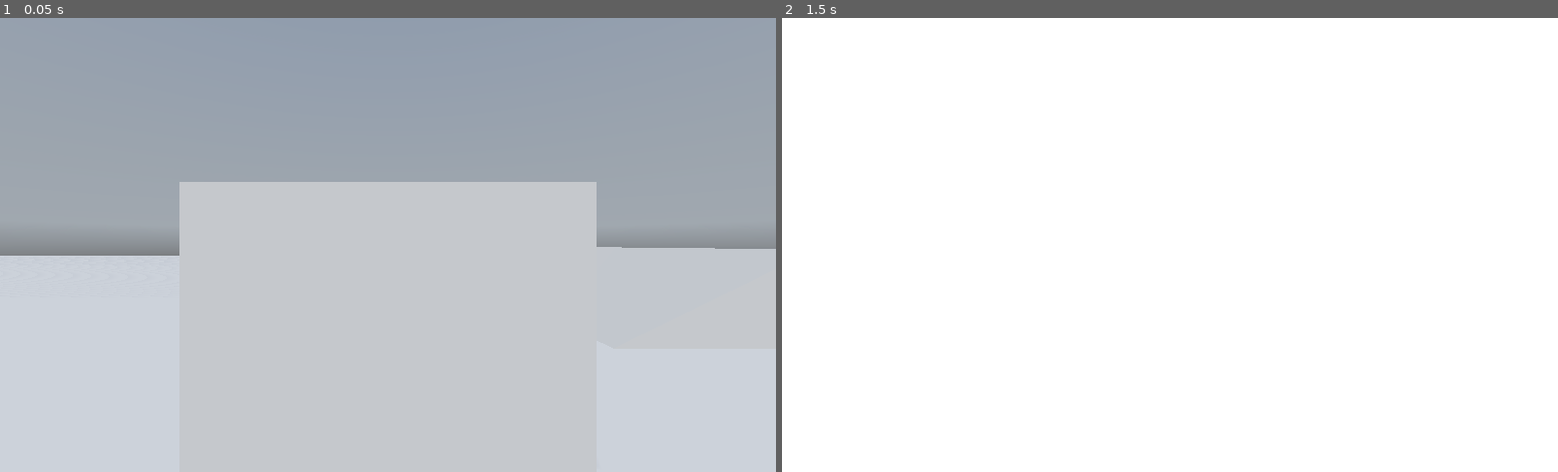
Above: before the commit, frames 1-2 (left to right).
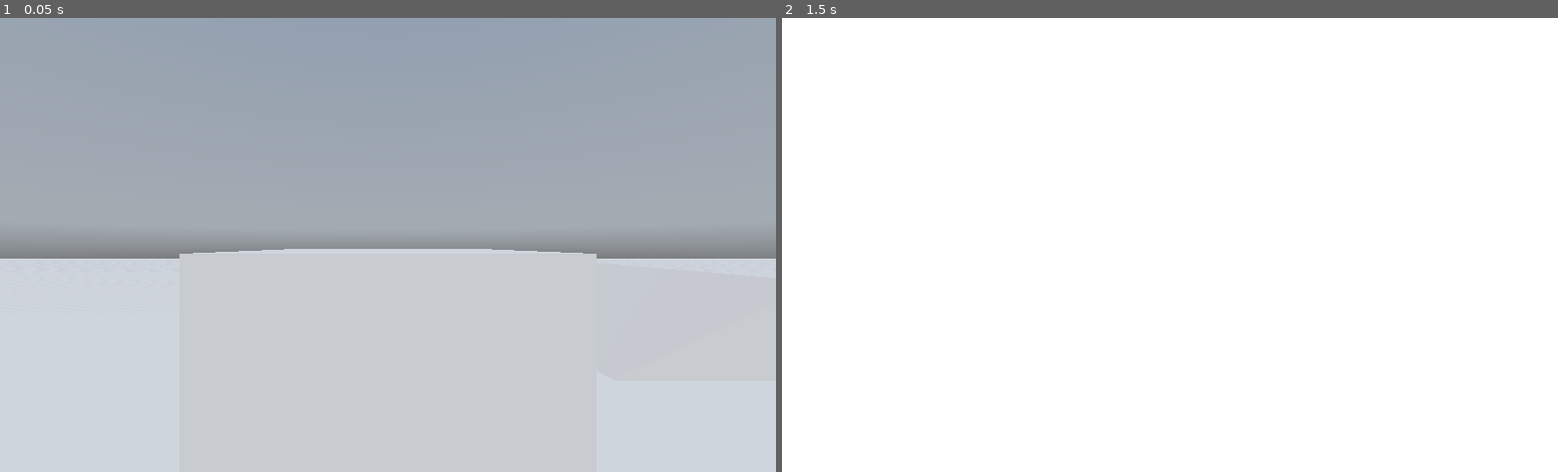
Above: after the commit, the same moments.

Repository: MilkAndBanana01/GODOT-FPS-Toolkit
Game: Godot game, scene res://Demo - Facility/World.tscn
Two runs of this game, one before a commit and one after it. Both use one fixed random seed, a clock stepped at 60 frames per second and the inputs below. A sky picture missing from this copy of the repository is replaced by a grey-blue gradient.
Inputs (mouse positions are in pixels of both pictures, inside the frame that each line leads up to):
- Up to frame 1 (0.05 s): no input
- Up to frame 2 (1.5 s): tap Enter (ui_accept) at 0.5, 1.25 s; move the mouse to (1208, 245) at 0.52 s; hold Ctrl (crouch, bound only after the commit) 0.53-1.28 s; hold W (move_forward, bound only after the commit) from 0.53 s (still down); tap Space (jump, bound only after the commit) at 0.77, 1.07 s; tap E (interact, bound only after the commit) at 0.8, 1.35 s; move the mouse to (1131, 245) at 1.27 s

The runs differ from the first frame. In frame 1, 8.8% of the frame differs, in the area x 0-100%, y 36-53%; in frame 2, nothing differs.
Error before the commit: Parse Error: The identifier "sensitivity" isn't declared in the current scope. (res://Player/Scenes/Abilities/Movement/Movement.gd:1414)

Commit message:
Rotation lock is still buggy but workingmostly

Diff:
--- a/GODOT FPS Toolkit (Godot 3.4)/Demo - Facility/World.tscn
+++ b/GODOT FPS Toolkit (Godot 3.4)/Demo - Facility/World.tscn
@@ -43,22 +43,20 @@
 transform = Transform( 1, 0, 0, 0, 1, 0, 0, 0, 1, 0, 4.21499, 0 )
 
 [node name="Camera" parent="KinematicBody" instance=ExtResource( 2 )]
+"basic/lock camera" = false
 
 [node name="Movement" parent="KinematicBody" instance=ExtResource( 3 )]
 "grabbing & throwing/enabled" = true
-"grabbing & throwing/grabbing reach" = 0
-"grabbing & throwing/custom reach" = 0.0
+"grabbing & throwing/grabbing reach" = 1
 "grabbing & throwing/allow scrolling" = false
-"grabbing & throwing/object distance" = 0.0
+"grabbing & throwing/object distance" = 5.53
 "grabbing & throwing/throwing power" = 0.0
-"grabbing & throwing/grabbing speed" = 0.0
-"grabbing & throwing/grabbing speed threshold" = 0.0
-"grabbing & throwing/enable grabbing lock" = false
+"grabbing & throwing/grabbing speed" = 11.205
+"grabbing & throwing/enable grabbing lock" = true
 "grabbing & throwing/enable rotation lock" = false
 "grabbing & throwing/enable right click rotation" = true
 "grabbing & throwing/right click sensitivity" = 0
-"grabbing & throwing/enable smoothing" = true
-"grabbing & throwing/smoothing rate" = 0
+"grabbing & throwing/enable smoothing" = false
 "grabbing & throwing/lock rotation" = 0
 "hide advanced" = true
 advanced/sliding = true
--- a/GODOT FPS Toolkit (Godot 3.4)/Player/Scenes/Abilities/Camera/Camera.gd
+++ b/GODOT FPS Toolkit (Godot 3.4)/Player/Scenes/Abilities/Camera/Camera.gd
@@ -15,15 +15,15 @@
 var enabled := true
 var sensitivity : float = 0
 var smoothing := false
-var smoothing_amount : int = 0
-var lock_camera := false
+var smoothingAmount : int = 0
+var lockCamera := false
 
 func _get(property):
 	if property == 'basic/enabled': return enabled
 	if property == 'basic/sensitivity': return sensitivity
 	if property == 'basic/smoothing': return smoothing
-	if property == 'basic/lock_camera': return lock_camera
-	if property == 'basic/smoothing_amount': return smoothing_amount
+	if property == 'basic/lock camera': return lockCamera
+	if property == 'basic/smoothing amount': return smoothingAmount
 
 func _set(property, value) -> bool:
 	if property == 'basic/enabled':
@@ -32,13 +32,13 @@
 	if property == 'basic/smoothing':
 		smoothing = value
 		property_list_changed_notify()
-	if property == 'basic/lock_camera': lock_camera = value
+	if property == 'basic/lock camera': lockCamera = value
 	if property == 'basic/sensitivity':
 		value = clamp(value,0,10)
 		sensitivity = value
-	if property == 'basic/smoothing_amount':
+	if property == 'basic/smoothing amount':
 		value = clamp(value,0,100)
-		smoothing_amount = value
+		smoothingAmount = value
 	return true
 
 func _get_property_list() -> Array:
@@ -72,13 +72,13 @@
 		if smoothing:
 			props.append(
 				{
-					'name': 'basic/smoothing_amount',
+					'name': 'basic/smoothing amount',
 					'type': TYPE_INT
 				}
 			)
 		props.append(
 			{
-				'name': 'basic/lock_camera',
+				'name': 'basic/lock camera',
 				'type': TYPE_BOOL
 			}
 		)
@@ -111,6 +111,8 @@
 func _input(event: InputEvent) -> void:
 	if event is InputEventMouseMotion:
 		mouseMovement = event.relative
+	else:
+		mouseMovement = Vector2.ZERO
 	if Input.is_key_pressed(KEY_ESCAPE):
 		get_tree().quit()
 
@@ -125,10 +127,10 @@
 
 		if mouseMovement != null:
 			if smoothing:
-				rotationVelocity = rotationVelocity.linear_interpolate(mouseMovement * (sensitivity * 0.25), (100.5 - smoothing_amount) * .01)
+				rotationVelocity = rotationVelocity.linear_interpolate(mouseMovement * (sensitivity * 0.25), (100.5 - smoothingAmount) * .01)
 			else:
 				rotationVelocity = mouseMovement * (sensitivity * 0.25)
-			if not lock_camera:
+			if not lockCamera:
 				player.rotate_y(-deg2rad(rotationVelocity.x))
 				head.rotate_x(-deg2rad(rotationVelocity.y))
 				head.rotation.x = clamp(head.rotation.x,deg2rad(-90),deg2rad(90))
--- a/GODOT FPS Toolkit (Godot 3.4)/Player/Scenes/Abilities/Movement/Movement.gd
+++ b/GODOT FPS Toolkit (Godot 3.4)/Player/Scenes/Abilities/Movement/Movement.gd
@@ -117,7 +117,7 @@
 var usedAcceleration : float
 var input : Vector2
 var mouseMovement : Vector2
-var rotationVelocity : Vector3
+var rotationVelocity : Vector2
 var direction : Vector3
 var velocity : Vector3
 var gravityVec : Vector3
@@ -559,7 +559,9 @@
 		if property == 'grabbing & throwing/enable smoothing':
 			grabbingRotationSmoothingEnabled = value
 			property_list_changed_notify()
-		if property == 'grabbing & throwing/smoothing rate': grabbingRotationSmoothing = value
+		if property == 'grabbing & throwing/smoothing rate':
+			value = clamp(value,0,100)
+			grabbingRotationSmoothing = value
 		if property == 'grabbing & throwing/lock rotation':
 			grabbingRightLockConfig = value
 			property_list_changed_notify()
@@ -1286,6 +1288,31 @@
 	if objectGrabbed:
 		var vector = grabPos.global_transform.origin - objectGrabbed.global_transform.origin
 		objectGrabbed.linear_velocity = vector * grabbingSpeed
+		if grabbingRightClickEnabled:
+			if Input.is_mouse_button_pressed(BUTTON_RIGHT):
+				get_parent().get_node('Camera').lockCamera = true
+				var sensitivity : float
+				if grabbingRightSensitivityConfig == 0:
+					sensitivity = get_parent().get_node("Camera").sensitivity
+				else:
+					sensitivity = grabbingRightSensitivity
+				if grabbingRotationSmoothingEnabled:
+					var input = mouseMovement * (sensitivity * 0.25)
+					rotationVelocity = rotationVelocity.linear_interpolate(input, (100.5 - grabbingRotationSmoothing) * .01)
+				else:
+					rotationVelocity = mouseMovement * (sensitivity * 0.25)
+				if mouseMovement == Vector2.ZERO and not grabbingRotationSmoothingEnabled:
+					rotationVelocity = Vector2.ZERO
+				if grabbingRightLockConfig == 2 and not grabbingRightLockX or grabbingRightLockY:
+					objectGrabbed.rotate_x(deg2rad(rotationVelocity.x))
+				if grabbingRightLockConfig == 2 and not grabbingRightLockY:
+					objectGrabbed.rotate_y(deg2rad(rotationVelocity.x))
+				if grabbingRightLockConfig == 2 and not grabbingRightLockZ:
+					objectGrabbed.rotate_z(deg2rad(rotationVelocity.y))
+			else:
+				input = Vector2.ZERO
+				rotationVelocity = Vector2.ZERO
+				get_parent().get_node('Camera').lockCamera = false
 		if vector.length() >= grabbingThreshold and not grabbingLockEnabled:
 			release()
 func release():
@@ -1360,7 +1387,15 @@
 
 		capsuleMesh.mid_height = standingHeight
 
-		var inputs := ["move_left","move_right","move_back","move_forward","jump","sprint","crouch","interact"]
+		var inputs := [
+			"move_left",
+			"move_right",
+			"move_back",
+			"move_forward",
+			"jump","sprint",
+			"crouch",
+			"interact"
+		]
 		var keyCodes := [KEY_A,KEY_D,KEY_S,KEY_W,KEY_SPACE,KEY_SHIFT,KEY_CONTROL,KEY_E]
 		var pos := 0
 		for i in inputs:
@@ -1385,6 +1420,8 @@
 func _input(event: InputEvent) -> void:
 	if event is InputEventMouseMotion:
 		mouseMovement = event.relative
+	else:
+		mouseMovement = Vector2.ZERO
 	if grabbingEnabled:
 		if grabbingScrollEnabled:
 			if Input.is_mouse_button_pressed(BUTTON_WHEEL_UP): scrollInput += grabbingScrollSpeed
@@ -1405,15 +1442,7 @@
 						objectGrabbed.axis_lock_angular_x = grabbingLockX
 						objectGrabbed.axis_lock_angular_y = grabbingLockY
 						objectGrabbed.axis_lock_angular_z = grabbingLockZ
-		if grabbingRightClickEnabled:
-			if Input.is_mouse_button_pressed(BUTTON_RIGHT):
-				if grabbingRotationSmoothingEnabled:
-					var sensitivity = get_parent().get_node("Camera").sensitivity
-					rotationVelocity = rotationVelocity.linear_interpolate(mouseMovement * (sensitivity * 0.25), (100.5 - grabbingRotationSmoothing) * .01)
-				else:
-					rotationVelocity = mouseMovement * (sensitivity * 0.25)
-				player.rotate_y(-deg2rad(rotationVelocity.x))
-				head.rotate_x(-deg2rad(rotationVelocity.y))
+
 func _physics_process(delta):
 	if Engine.is_editor_hint() == false:
 		grounded = player.is_on_floor()
